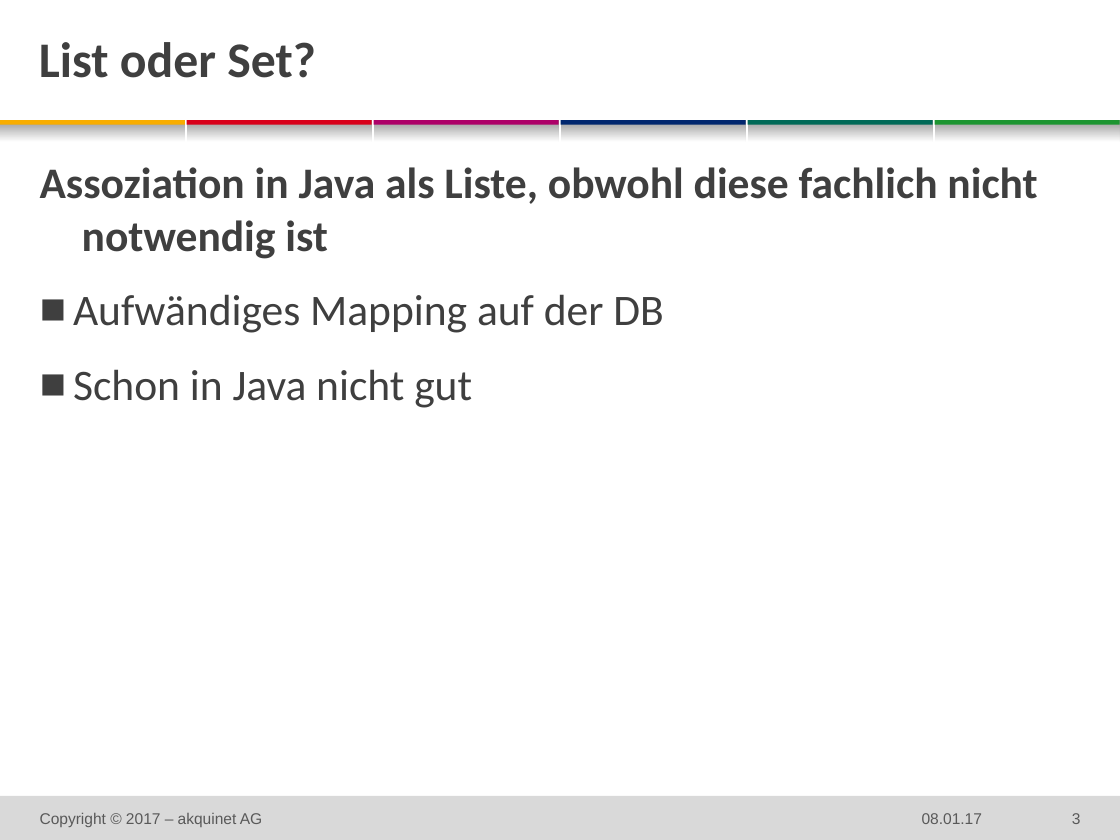
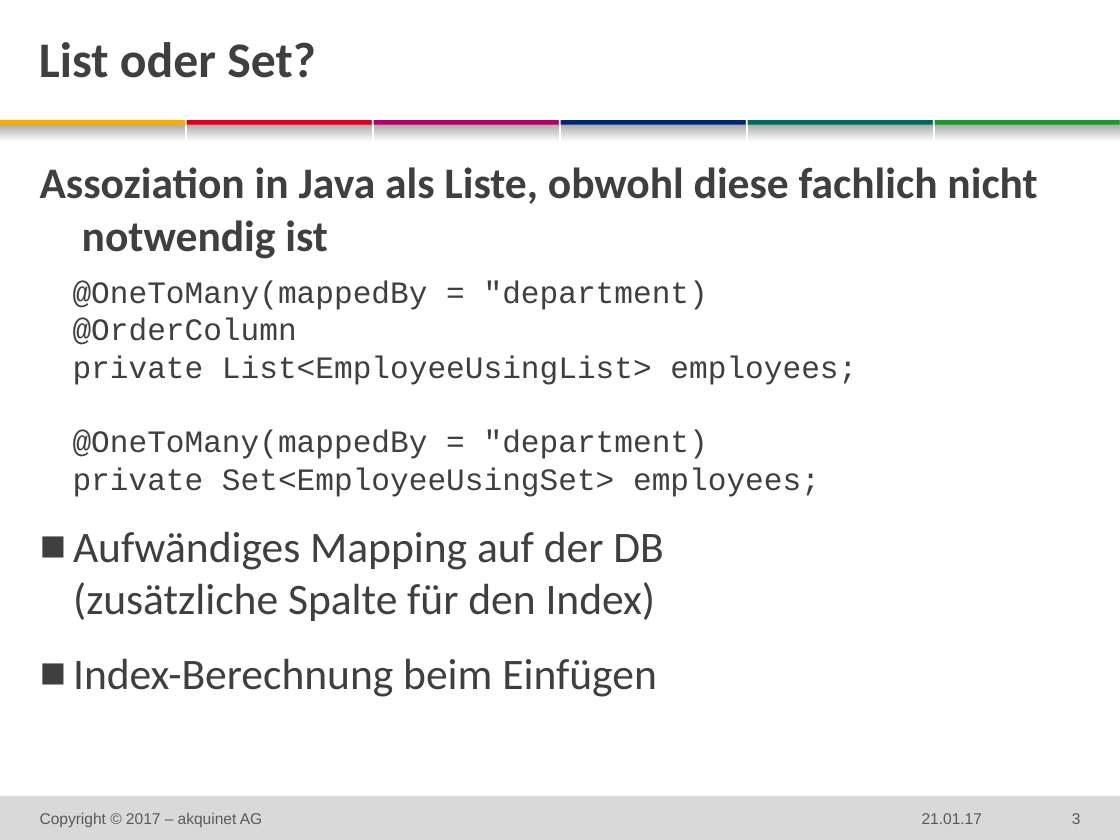
Before and after one commit to techatspree/jpapitfalls, a slide deck: slide 3 of 2016-xx-xx DF JPA Pitfalls.pptx. Drawn at 1120x840 pixels with LibreOffice and Linux fonts; fonts in the diff are those of the drawing; background and template pictures are left out. Boxes give left, top, right and bottom in pixels: in the first picture for what was removed or moved away, otherwise in the second. Text is boxed around its words. In the diff, an @@ line names an element or a change of style, - is before the commit and + after.

```diff
--- a/2016-xx-xx DF JPA Pitfalls.pptx
+++ b/2016-xx-xx DF JPA Pitfalls.pptx
@@ text at bbox=[73, 281, 857, 697]: text changed; size 28 to 20 pt; font Calibri to Courier New @@
-  ■ Aufwändiges Mapping auf der DB
-  ■ Schon in Java nicht gut
+    @OneToMany(mappedBy = "department)
+    @OrderColumn
+    private List<EmployeeUsingList> employees;
+    @OneToMany(mappedBy = "department)
+    private Set<EmployeeUsingSet> employees;
+  ■ Aufwändiges Mapping auf der DB
+    (zusätzliche Spalte für den Index)
+  ■ Index-Berechnung beim Einfügen
@@ text at bbox=[922, 813, 982, 824]: text changed @@
-08.01.17
+21.01.17
```
Also in this commit, not shown: 16 other slides changed, 1 other file.
